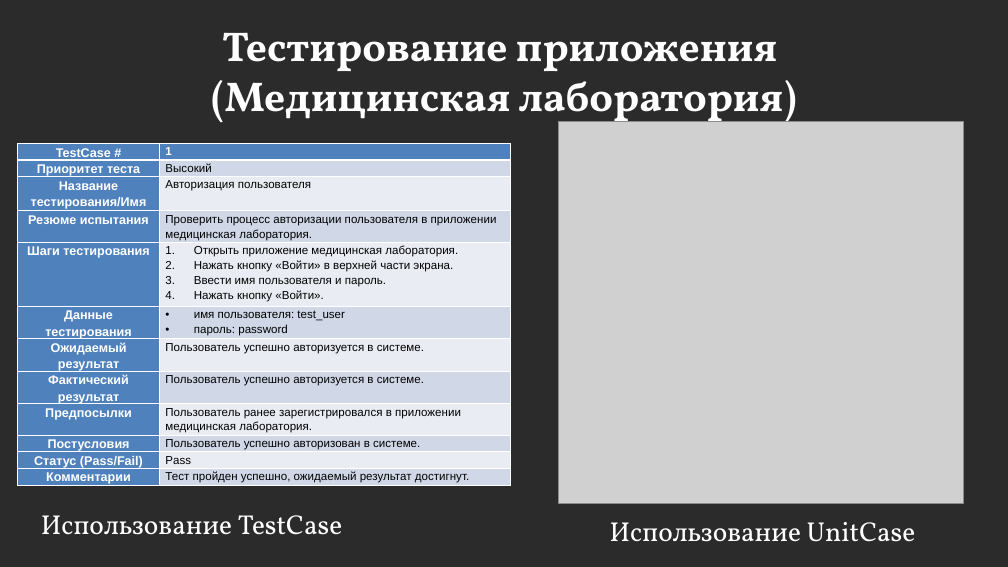
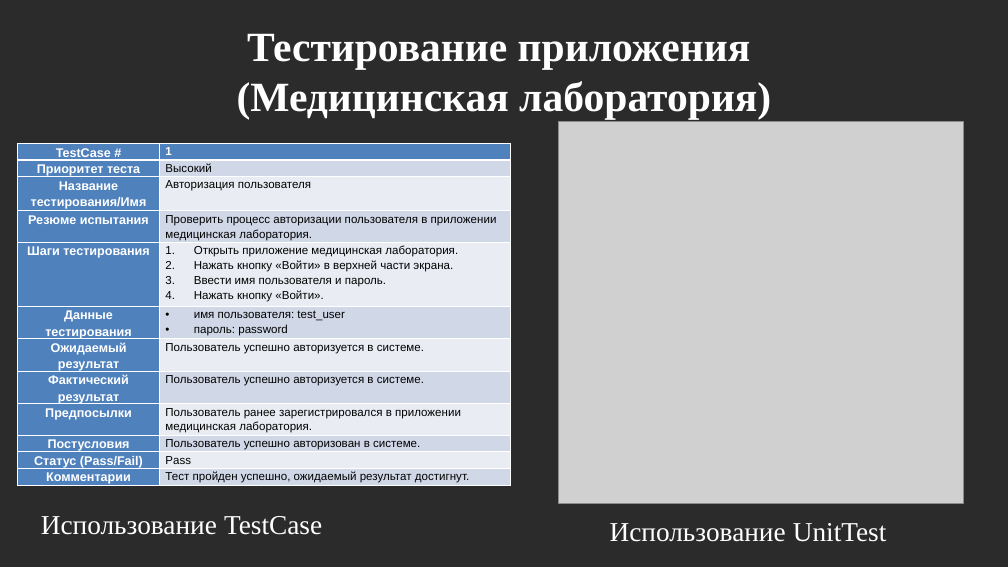
Before and after one commit to MaksimPoliackov/Practice_PM02, a slide deck: slide 12 of Документация/Отчет Поляков М.Е.pptx (slide 13 before the commit). Drawn at 1008x567 pixels with LibreOffice and Linux fonts; fonts in the diff are those of the drawing; grey boxes stand for pictures; background and template pictures are left out; a plain dark background stands for a picture behind light text. Boxes give left, top, right and bottom in pixels: in the first picture for what was removed or moved away, otherwise in the second. Text is boxed around its words. In the diff, an @@ line names an element or a change of style, - is before the commit and + after.

```diff
--- a/Документация/Отчет Поляков М.Е.pptx
+++ b/Документация/Отчет Поляков М.Е.pptx
@@ title "Тестирование приложения (Медицинская лаборатория)" at (x1=237, y1=33, x2=771, y2=119): font Vollkorn to Times New Roman @@
@@ text "Использование TestCase" at (x1=41, y1=516, x2=322, y2=535): font Vollkorn to Times New Roman @@
@@ text at (x1=610, y1=523, x2=887, y2=542): text changed; font Vollkorn to Times New Roman @@
-Использование UnitCase
+Использование UnitTest
```
Also in this commit, not shown: 15 other slides changed, 1 slide removed, 1 other file.
